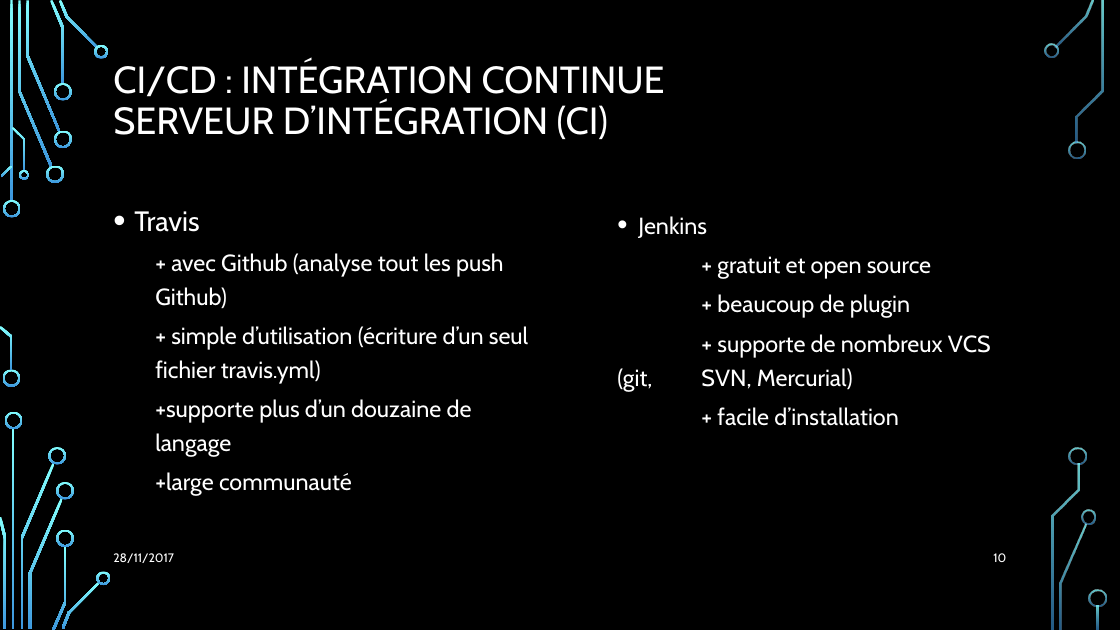
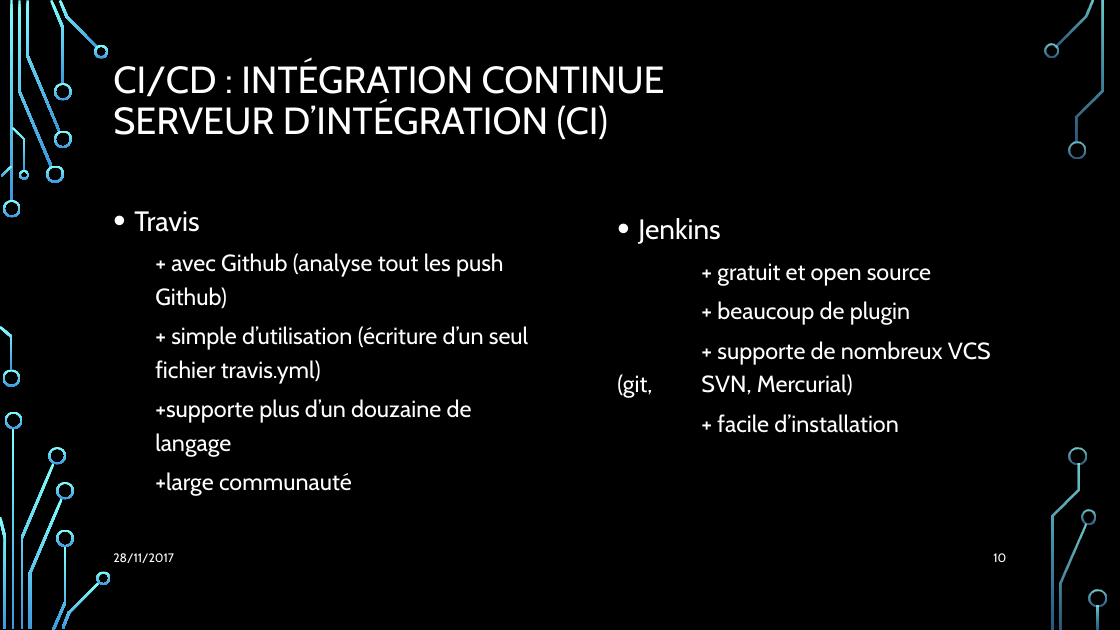
Before and after one commit to Julienbtn/cloud-project-equipe-7, a slide deck: slide 10 of Presentation Cloud.pptx. Drawn at 1120x630 pixels with LibreOffice and Linux fonts; fonts in the diff are those of the drawing; background and template pictures are left out. Boxes give left, top, right and bottom in pixels: in the first picture for what was removed or moved away, otherwise in the second. Text is boxed around its words. In the diff, an @@ line names an element or a change of style, - is before the commit and + after.

```diff
--- a/Presentation Cloud.pptx
+++ b/Presentation Cloud.pptx
@@ text at bbox=[638, 218, 720, 244]: size 20 to 24 pt in "Jenkins" @@
```
Also in this commit, not shown: 10 other slides changed.
